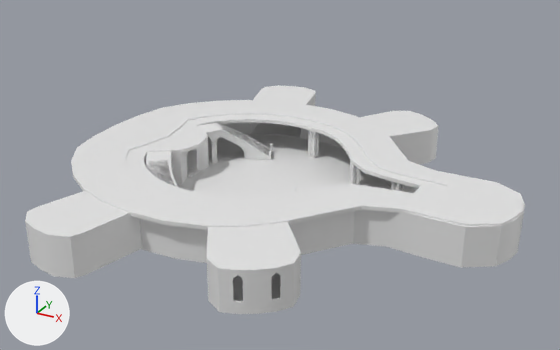
Before and after pictures for a commit that changed the FBX model Assets/Modules/LevelDesignBase/blocagem_mvp07/TurtleHall3.fbx.
Camera for both pictures: a 50 mm camera at (84.9, -138.0, 73.7) aimed at (11.6, -4.8, 7.1). The axes (+X, +Y, +Z) are drawn at lower left. The lights are the same throughout. The older version comes first. Where no turn or scale is listed for an object, it has been applied to the vertices.

Names of what the first picture shows: 'SM_Floor.001', 'SM_Floor.002', 'SM_RoofSt.001', 'SM_Rooms.002', 'SM_Rooms.003', 'SM_Stairs.002' and 4 more.
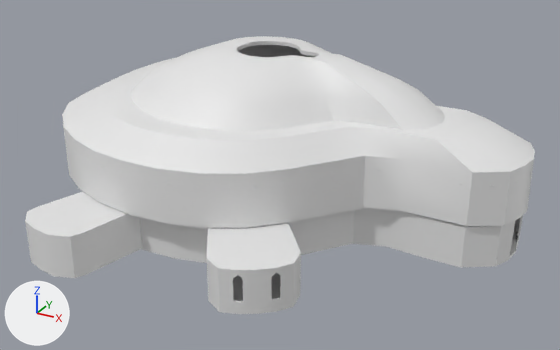
Changed parts and their boxes [x1, y1, x2, y2] in the pictures (560 x 350 px; the box of a moved part takes in the faces that stretch with it):
```json
{"object": "SM_RoofSt.007", "change": "added", "after": [62, 36, 535, 228]}
{"object": "SM_Floor.001", "change": "reshaped", "before": [139, 122, 525, 268], "after": [139, 209, 523, 268]}
{"object": "SM_BASE_COLLUM.002", "change": "added", "after": [63, 126, 365, 190], "on screen": "mostly hidden"}
{"object": "SM_BASE_COLLUM.001", "change": "added", "after": [377, 169, 532, 189], "on screen": "mostly hidden"}
{"part": 1, "of": "me_circle_005", "change": "moved or reshaped", "before": [496, 204, 525, 266], "after": [496, 215, 523, 266]}
{"object": "SM_RoofSt.001", "change": "unchanged, covered by the edit", "before": [71, 100, 524, 230], "after": [130, 208, 400, 230]}
{"object": "SM_Stairs.002", "change": "unchanged, covered by the edit", "before": [146, 123, 274, 187]}
```

Edits to the scene script, one JSON object a line:
```json
{"block": "me_circle_005", "where": "# used by ob_sm_floor_001; location = (0.0, 0.0, 0.0)"}
{"op": "remove", "block": "me_circle_005", "code": "me_circle_005.from_pydata(...)  # 550 vertices, 578 faces; spans x -34.0..61.7, y -34.4..34.4, z -0.7..8.0"}
{"op": "add", "block": "me_circle_005", "code": "me_circle_005.from_pydata(...)  # 548 vertices, 576 faces; spans x -34.0..61.2, y -34.4..34.4, z -0.7..8.0"}
{"block": "me_circle_005", "change": "me_circle_005 part 1"}
{"block": "me_circle_005", "change": "5 vertices are removed from x 61.0..61.7, y -3.7..3.7, z -0.6..8.0"}
{"block": "me_circle_005", "change": "12 faces are deleted"}
{"block": "me_circle_005", "change": "3 vertices are added at (60.8, 3.7, -0.7), (61.2, 0.0, -0.7), (60.8, -3.7, -0.7)"}
{"block": "me_circle_005", "change": "10 new faces join them"}
{"op": "add", "block": "me_plane_010", "code": ["me_plane_010 = bpy.data.meshes.new('Plane.010')", "me_plane_010.from_pydata(...)  # 2282 vertices, 2072 faces; spans x 31.4..62.2, y -14.3..13.3, z 8.8..17.3"]}
{"op": "add", "block": "me_plane_011", "code": ["me_plane_011 = bpy.data.meshes.new('Plane.011')", "me_plane_011.from_pydata(...)  # 6683 vertices, 6068 faces; spans x -37.8..36.4, y -37.1..37.2, z 8.8..17.3"]}
{"op": "add", "block": "me_circle_014", "code": ["me_circle_014 = bpy.data.meshes.new('Circle.014')", "me_circle_014.from_pydata(...)  # 608 vertices, 608 faces; spans x -37.8..62.3, y -37.2..37.2, z 8.4..32.8"]}
{"op": "add", "block": "ob_sm_base_collum_001", "code": ["ob_sm_base_collum_001 = bpy.data.objects.new('SM_BASE_COLLUM.001', me_plane_010)", "ob_sm_base_collum_001.location = (0.0, 0.0, 0.0)"]}
{"op": "add", "block": "ob_sm_base_collum_002", "code": ["ob_sm_base_collum_002 = bpy.data.objects.new('SM_BASE_COLLUM.002', me_plane_011)", "ob_sm_base_collum_002.location = (0.0, 0.0, 0.0)"]}
{"op": "add", "block": "ob_sm_roofst_007", "code": ["ob_sm_roofst_007 = bpy.data.objects.new('SM_RoofSt.007', me_circle_014)", "ob_sm_roofst_007.location = (0.0, 0.0, 0.0)"]}
```
